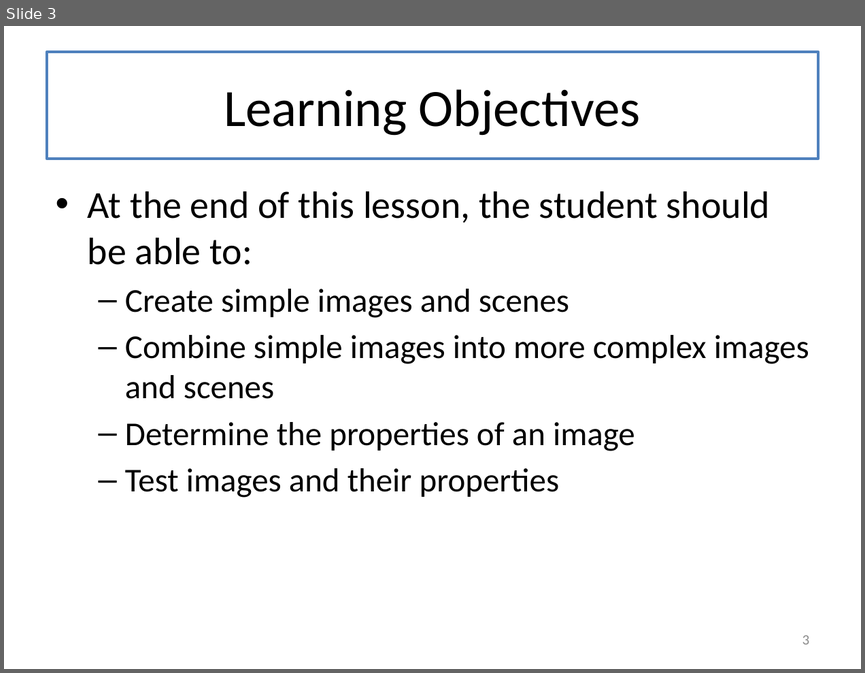
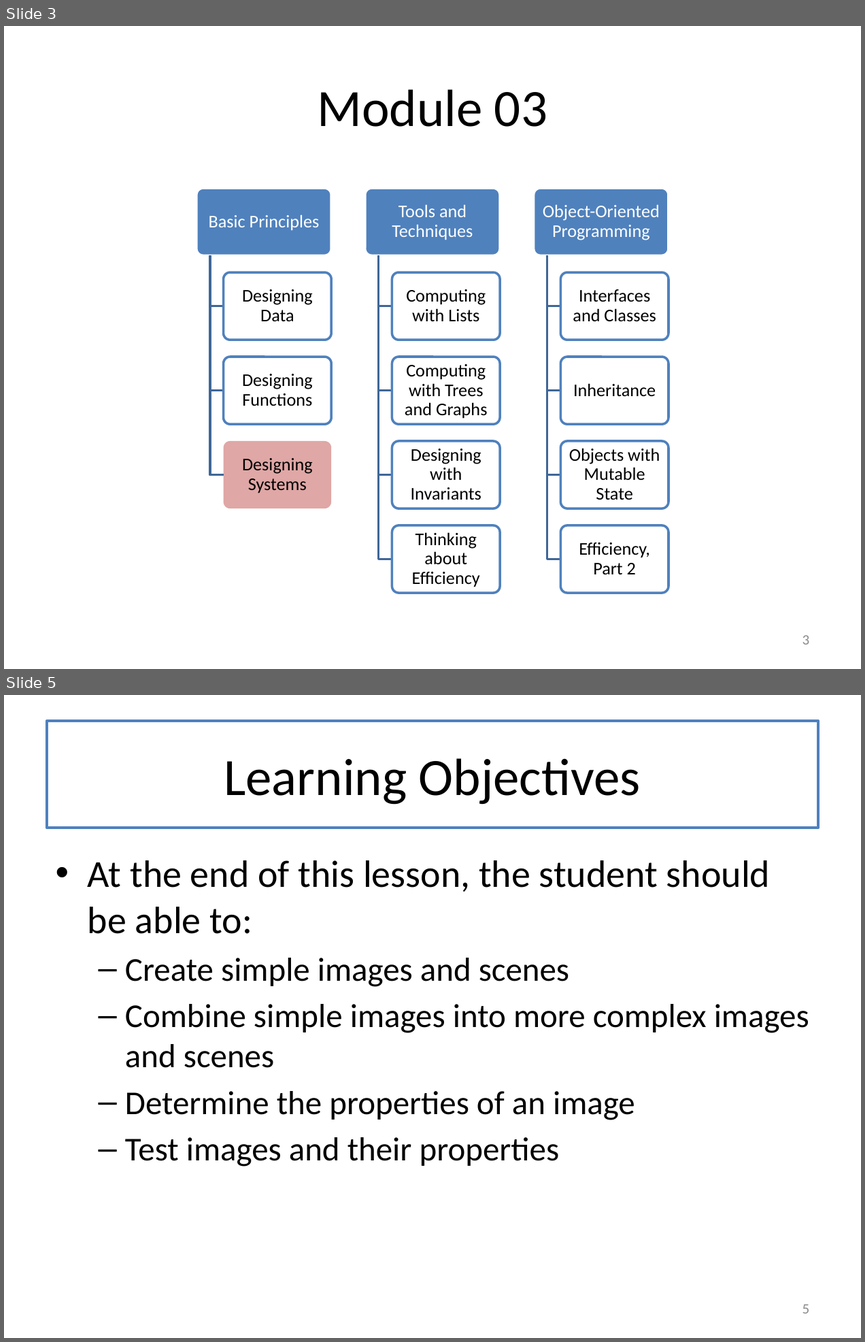
Before and after one commit to mwand/cs5010f17, a slide deck: Slides/Lesson 3.1 Working with images and scenes.pptx. Shown one above the other, each under a label of ours: slide 3 before the commit, slides 3 and 5 after it; the slides between them are not shown. The pictures are 865x673 and 865x1342 pixels, drawn with LibreOffice and Linux fonts; fonts in the diff are those of the drawing. Boxes give left, top, right and bottom in pixels: in the first picture for what was removed or moved away, otherwise in the second. Text is boxed around its words. In the diff, an @@ line names an element or a change of style, - is before the commit and + after.

```diff
--- a/Slides/Lesson 3.1 Working with images and scenes.pptx
+++ b/Slides/Lesson 3.1 Working with images and scenes.pptx
@@ slide 3 added at [4, 26, 861, 669], background #FFFFFF @@
@@ title added at [47, 52, 818, 159], fill #FFFFFF, outline #4F81BD 2 pt, 44 pt, text #000000 @@
+Module 03
@@ group added at [197, 188, 669, 592]: 14 rounded rectangles, 14 texts, 11 freeform shapes @@
+Basic Principles
+Designing Data
+Designing Functions
+Designing Systems
+Tools and Techniques
+Computing with Lists
+Computing with Trees and Graphs
+Designing with Invariants
+Thinking about Efficiency
+Object-Oriented Programming
+Interfaces and Classes
+Inheritance
+Objects with Mutable State
+Efficiency, Part 2
@@ page number added at [802, 635, 810, 644], 12 pt, text #8C8C8C @@
+3
@@ what was slide 3 is now slide 5 @@
@@ page number at [802, 1304, 810, 1313]: text changed @@
-3
+5
```
Also in this commit, not shown: 10 slides changed, 1 other slide added, 1 slide removed, 21 other files.
